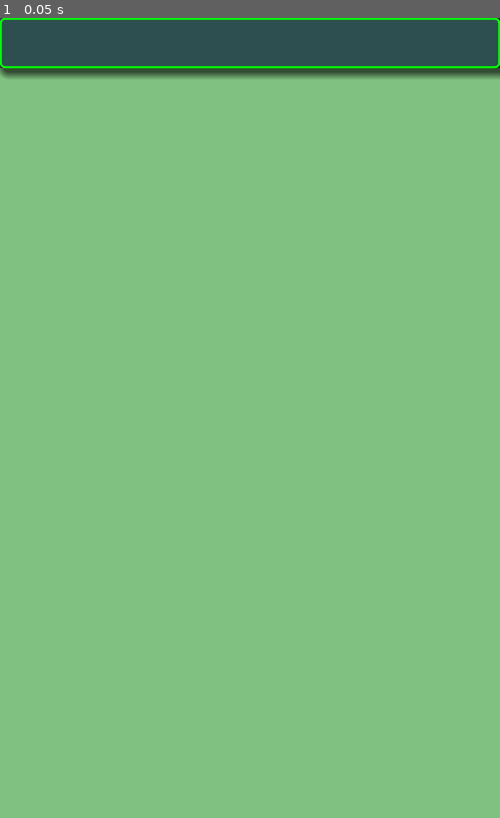
Above: before the commit, frame 1.
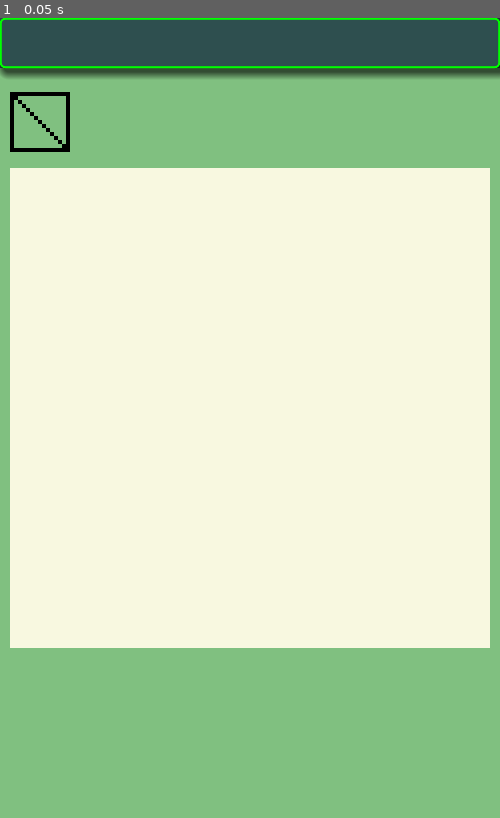
Above: after the commit, the same moment.

Repository: vivisuke/SakuSakuMosaic
Game: Godot game, scene res://MainScene.tscn
Two runs of this game, one before a commit and one after it. Both use one fixed random seed, a clock stepped at 60 frames per second and the inputs below.
Inputs:
- Up to frame 1 (0.05 s): no input

The runs differ from the first frame. In frame 1, 58% of the frame differs, in the area x 2-98%, y 9-79%.

Commit message:
0005 ◎ C 08/12 08/15 0.001│ToDo│盤面背景・TileMap 設置 0008 ◎ C 08/12 08/15 0.001│ToDo│サムネイル用 TileMap 設置

Diff:
--- a/SakuSakuMosaic/MainScene.tscn
+++ b/SakuSakuMosaic/MainScene.tscn
@@ -1,6 +1,23 @@
-[gd_scene load_steps=2 format=2]
+[gd_scene load_steps=4 format=2]
 
 [ext_resource path="res://TitleBar.gd" type="Script" id=1]
+[ext_resource path="res://images/black-4x4.png" type="Texture" id=2]
+
+[sub_resource type="TileSet" id=1]
+0/name = "black-4x4.png 0"
+0/texture = ExtResource( 2 )
+0/tex_offset = Vector2( 0, 0 )
+0/modulate = Color( 1, 1, 1, 1 )
+0/region = Rect2( 0, 0, 4, 4 )
+0/tile_mode = 0
+0/occluder_offset = Vector2( 0, 0 )
+0/navigation_offset = Vector2( 0, 0 )
+0/shape_offset = Vector2( 0, 0 )
+0/shape_transform = Transform2D( 1, 0, 0, 1, 0, 0 )
+0/shape_one_way = false
+0/shape_one_way_margin = 0.0
+0/shapes = [  ]
+0/z_index = 0
 
 [node name="MainScene" type="Node2D"]
 
@@ -20,3 +37,24 @@
 __meta__ = {
 "_edit_use_anchors_": false
 }
+
+[node name="MiniTileMap" type="TileMap" parent="."]
+position = Vector2( 10, 74 )
+tile_set = SubResource( 1 )
+cell_size = Vector2( 4, 4 )
+format = 1
+tile_data = PoolIntArray( 0, 0, 0, 1, 0, 0, 2, 0, 0, 3, 0, 0, 4, 0, 0, 5, 0, 0, 6, 0, 0, 7, 0, 0, 8, 0, 0, 9, 0, 0, 10, 0, 0, 11, 0, 0, 12, 0, 0, 13, 0, 0, 14, 0, 0, 65536, 0, 0, 65537, 0, 0, 65550, 0, 0, 131072, 0, 0, 131074, 0, 0, 131086, 0, 0, 196608, 0, 0, 196611, 0, 0, 196622, 0, 0, 262144, 0, 0, 262148, 0, 0, 262158, 0, 0, 327680, 0, 0, 327685, 0, 0, 327694, 0, 0, 393216, 0, 0, 393222, 0, 0, 393230, 0, 0, 458752, 0, 0, 458759, 0, 0, 458766, 0, 0, 524288, 0, 0, 524296, 0, 0, 524302, 0, 0, 589824, 0, 0, 589833, 0, 0, 589838, 0, 0, 655360, 0, 0, 655370, 0, 0, 655374, 0, 0, 720896, 0, 0, 720907, 0, 0, 720910, 0, 0, 786432, 0, 0, 786444, 0, 0, 786446, 0, 0, 851968, 0, 0, 851981, 0, 0, 851982, 0, 0, 917504, 0, 0, 917505, 0, 0, 917506, 0, 0, 917507, 0, 0, 917508, 0, 0, 917509, 0, 0, 917510, 0, 0, 917511, 0, 0, 917512, 0, 0, 917513, 0, 0, 917514, 0, 0, 917515, 0, 0, 917516, 0, 0, 917517, 0, 0, 917518, 0, 0 )
+
+[node name="BoardBG" type="ColorRect" parent="."]
+margin_left = 10.0
+margin_top = 150.0
+margin_right = 490.0
+margin_bottom = 630.0
+color = Color( 0.972549, 0.972549, 0.878431, 1 )
+__meta__ = {
+"_edit_use_anchors_": false
+}
+
+[node name="TileMap" type="TileMap" parent="BoardBG"]
+cell_size = Vector2( 32, 32 )
+format = 1
Binary file added: SakuSakuMosaic/images/black-4x4.png
Not shown, added: SakuSakuMosaic/images/black-4x4.png.import
Not shown, changed: SakuSakuMozaic.spr
